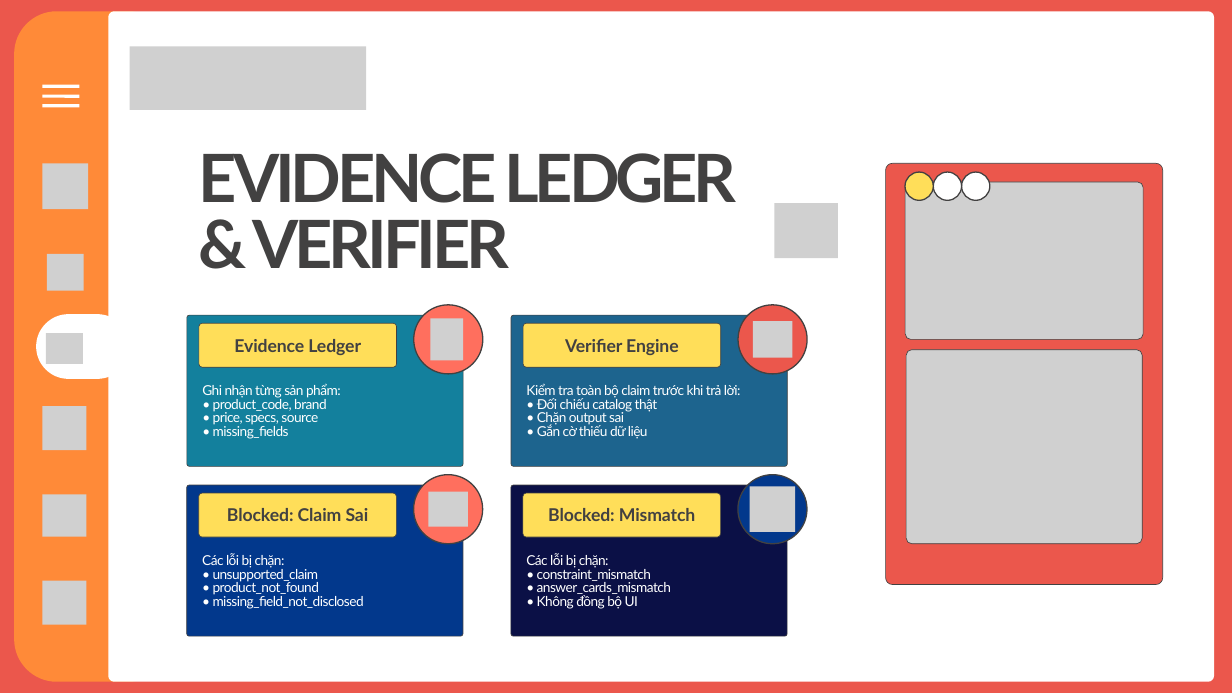
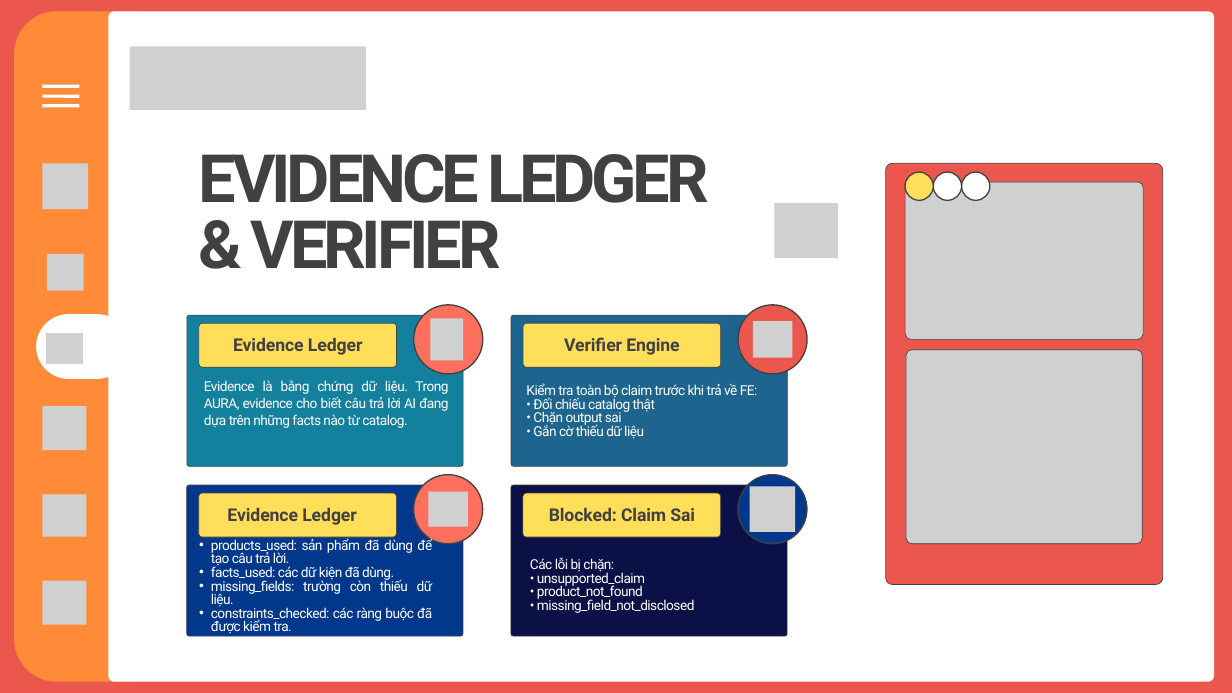
Before and after one commit to mindu2kk/Internship, a slide deck: slide 16 of Documents/FinalReport/B23DCCE022_Slide thuyết trình.pptx (slide 17 before the commit). Drawn at 1232x693 pixels with LibreOffice and Linux fonts; fonts in the diff are those of the drawing; grey boxes stand for pictures. Boxes give left, top, right and bottom in pixels: in the first picture for what was removed or moved away, otherwise in the second. Text is boxed around its words. In the diff, an @@ line names an element or a change of style, - is before the commit and + after.

```diff
--- a/Documents/FinalReport/B23DCCE022_Slide thuyết trình.pptx
+++ b/Documents/FinalReport/B23DCCE022_Slide thuyết trình.pptx
@@ text added at (x1=204, y1=380, x2=448, y2=428), 16 pt, text #FFFFFF @@
+Evidence là bằng chứng dữ liệu. Trong AURA, evidence cho biết câu trả lời AI đang dựa trên những facts nào từ catalog.
@@ text at (x1=526, y1=383, x2=758, y2=399): text changed; font Lato to Roboto @@
-Kiểm tra toàn bộ claim trước khi trả lời:
+Kiểm tra toàn bộ claim trước khi trả về FE:
@@ text at (x1=533, y1=396, x2=655, y2=439): font Lato to Roboto in "• Đối chiếu catalog thật", "• Chặn output sai", "• Gắn cờ thiếu dữ liệu" @@
@@ text added at (x1=227, y1=507, x2=357, y2=525), 20.6 pt, text #424141, bold @@
+Evidence Ledger
@@ font Lato to Roboto in 5 elements at (x1=199, y1=154, x2=708, y2=268), (x1=233, y1=337, x2=363, y2=355), (x1=564, y1=337, x2=679, y2=355), (x1=530, y1=557, x2=695, y2=613), (x1=549, y1=507, x2=695, y2=521) @@
@@ text "Blocked: Claim Sai" moved from (x1=227, y1=508, x2=369, y2=521) to (x1=549, y1=507, x2=695, y2=521) @@
@@ text removed at (x1=548, y1=508, x2=696, y2=521) @@
-Blocked: Mismatch
@@ text at (x1=211, y1=537, x2=433, y2=634): text changed; font Lato to Roboto @@
-Ghi nhận từng sản phẩm:
-• product_code, brand
-• price, specs, source
-• missing_fields
+  • products_used: sản phẩm đã dùng để tạo câu trả lời.
+  • facts_used: các dữ kiện đã dùng.
+  • missing_fields: trường còn thiếu dữ liệu.
+  • constraints_checked: các ràng buộc đã được kiểm tra.
@@ text removed at (x1=526, y1=553, x2=671, y2=609) @@
-Các lỗi bị chặn:
-• constraint_mismatch
-• answer_cards_mismatch
-• Không đồng bộ UI
@@ text "Các lỗi bị chặn:" moved from (x1=202, y1=553, x2=364, y2=609) to (x1=530, y1=557, x2=695, y2=613) @@
```
Also in this commit, not shown: 18 other slides changed, 1 slide removed.
